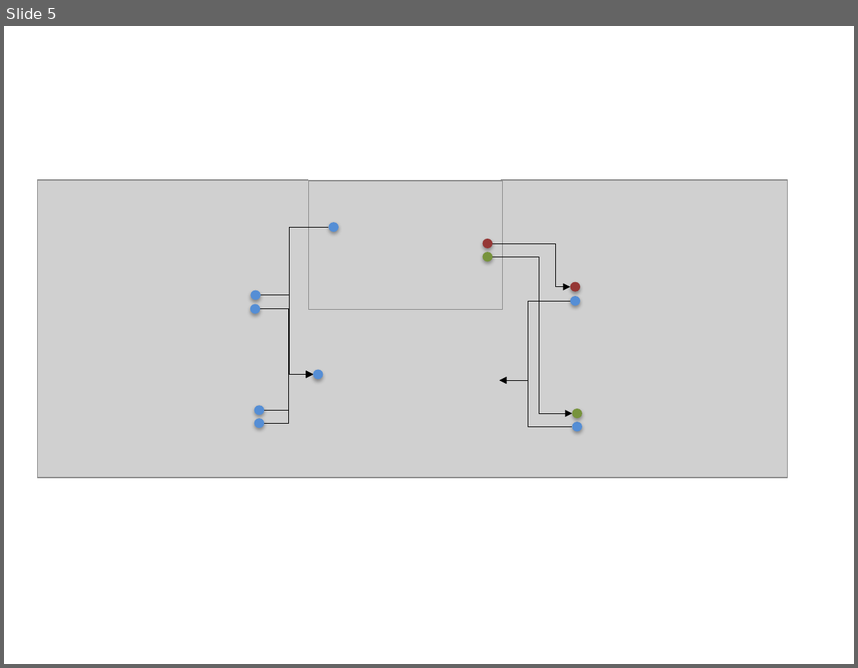
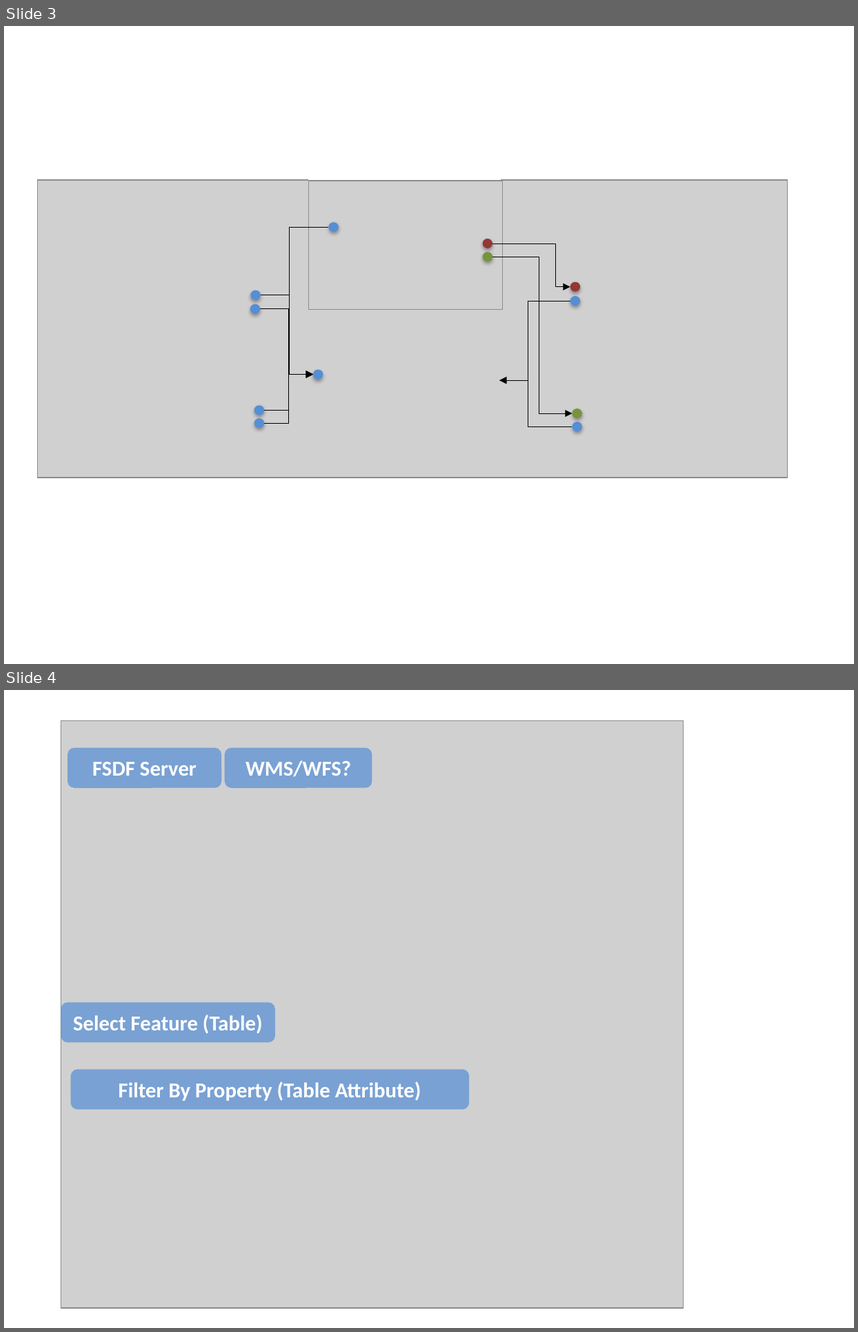
Before and after one commit to NICTA/fsdf-hackfest, a slide deck: assets/Hackfest - FSDF Overview.pptx. Shown one above the other, each under a label of ours: slide 5 before the commit, slides 3 and 4 after it. The pictures are 858x668 and 858x1332 pixels, drawn with LibreOffice and Linux fonts; fonts in the diff are those of the drawing; grey boxes stand for pictures. Boxes give left, top, right and bottom in pixels: in the first picture for what was removed or moved away, otherwise in the second. Text is boxed around its words. In the diff, an @@ line names an element or a change of style, - is before the commit and + after.

```diff
--- a/assets/Hackfest - FSDF Overview.pptx
+++ b/assets/Hackfest - FSDF Overview.pptx
@@ slide 4 added at (4, 690, 854, 1328), background #FFFFFF @@
@@ picture added at (61, 720, 683, 1307) @@
@@ rounded rectangle added at (67, 748, 221, 788), fill #558ED5 at 70% opacity, 18 pt, text #FFFFFF, bold @@
+FSDF Server
@@ rounded rectangle added at (225, 748, 372, 788), fill #558ED5 at 70% opacity, 18 pt, text #FFFFFF, bold @@
+WMS/WFS?
@@ rounded rectangle added at (61, 1002, 275, 1042), fill #558ED5 at 70% opacity, 18 pt, text #FFFFFF, bold @@
+Select Feature (Table)
@@ rounded rectangle added at (70, 1069, 469, 1109), fill #558ED5 at 70% opacity, 18 pt, text #FFFFFF, bold @@
+Filter By Property (Table Attribute)
@@ what was slide 5 is now slide 3 @@
```
Also in this commit, not shown: 1 other slide added, 2 slides removed, 1 other file.
